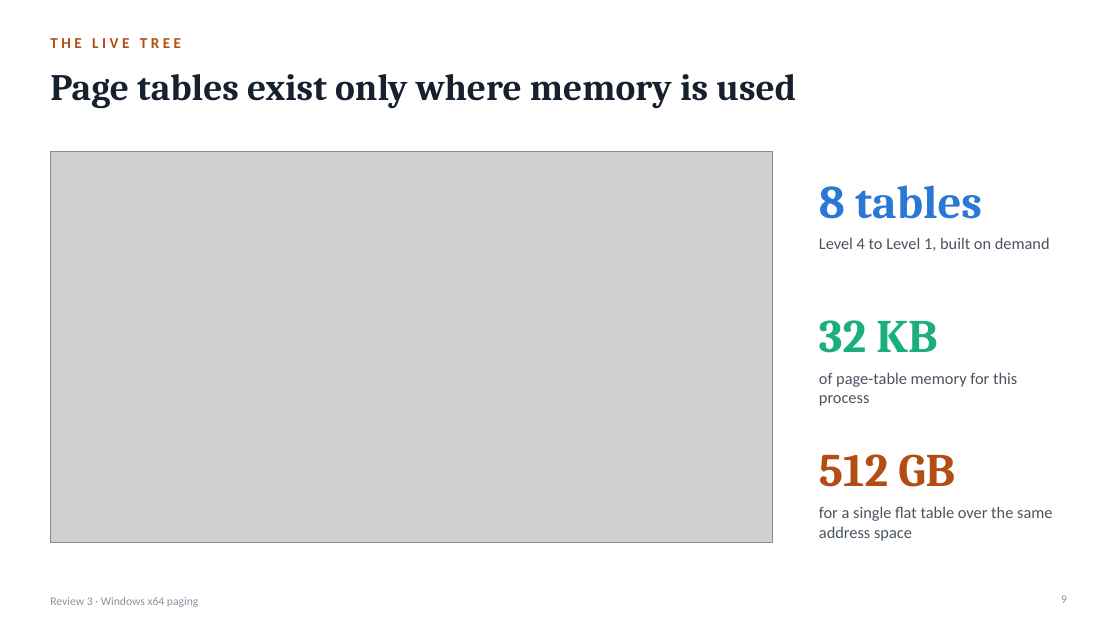
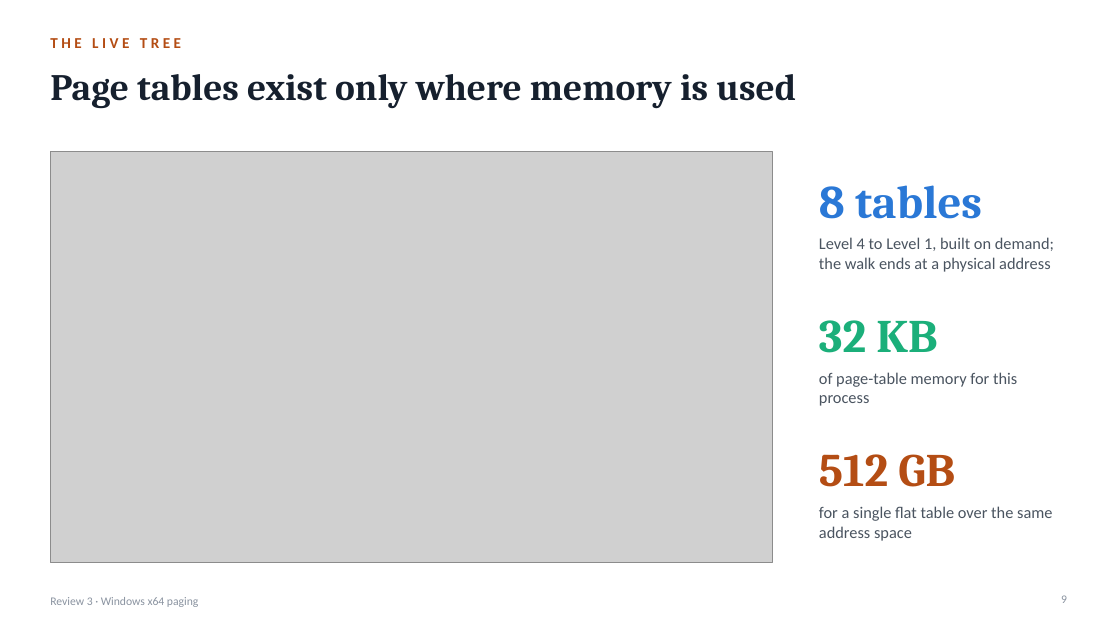
Before and after one commit to AkhileshRegmi/Comparative-Analysis-of-Traditional-and-Modern-Memory-Translation-Architectures, a slide deck: slide 9 of deliverables/review3_changes.pptx. Drawn at 1120x630 pixels with LibreOffice and Linux fonts; fonts in the diff are those of the drawing; grey boxes stand for pictures. Boxes give left, top, right and bottom in pixels: in the first picture for what was removed or moved away, otherwise in the second. Text is boxed around its words. In the diff, an @@ line names an element or a change of style, - is before the commit and + after.

```diff
--- a/deliverables/review3_changes.pptx
+++ b/deliverables/review3_changes.pptx
@@ picture: place and size @@
-picture at [50,151,773,543]
+picture at [50,151,772,563]
@@ text at [819,237,1054,272]: text changed @@
-Level 4 to Level 1, built on demand
+Level 4 to Level 1, built on demand; the walk ends at a physical address
```
Also in this commit, not shown: 2 other files.
